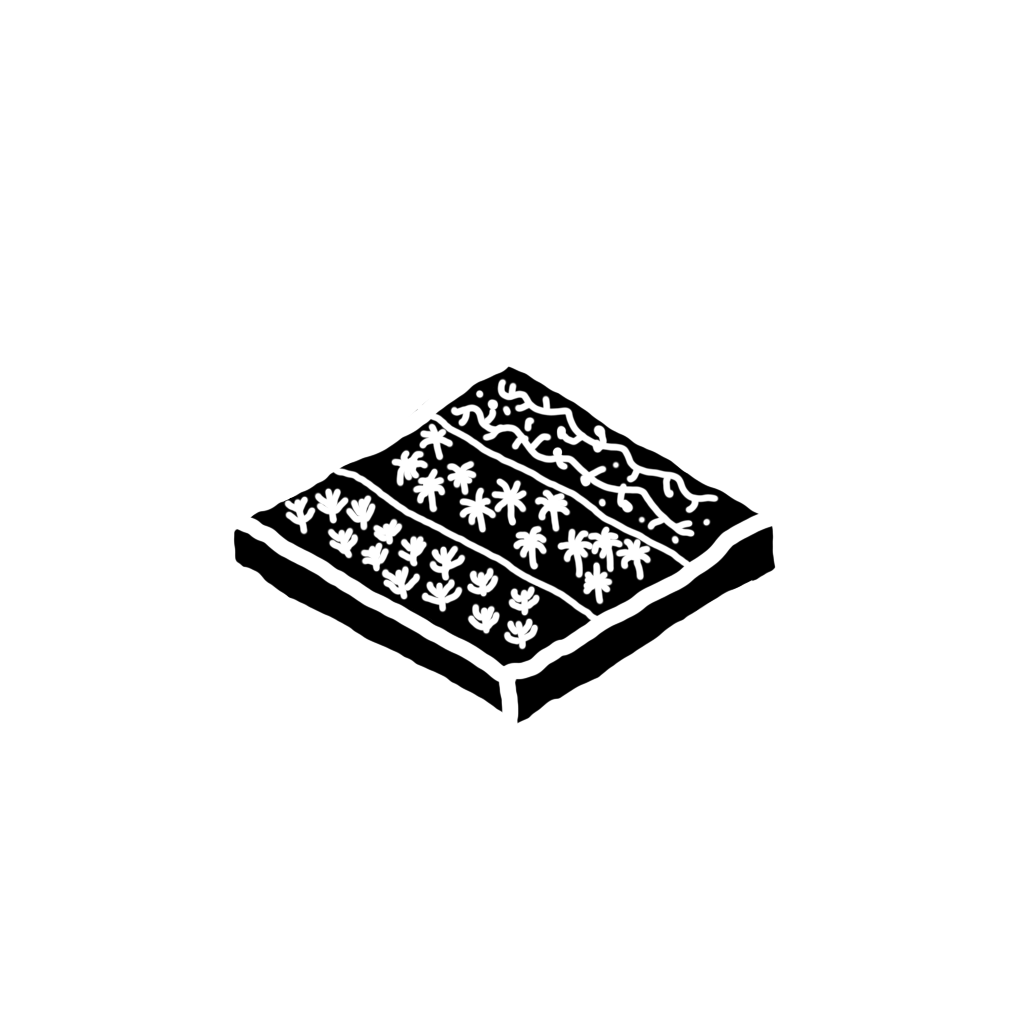
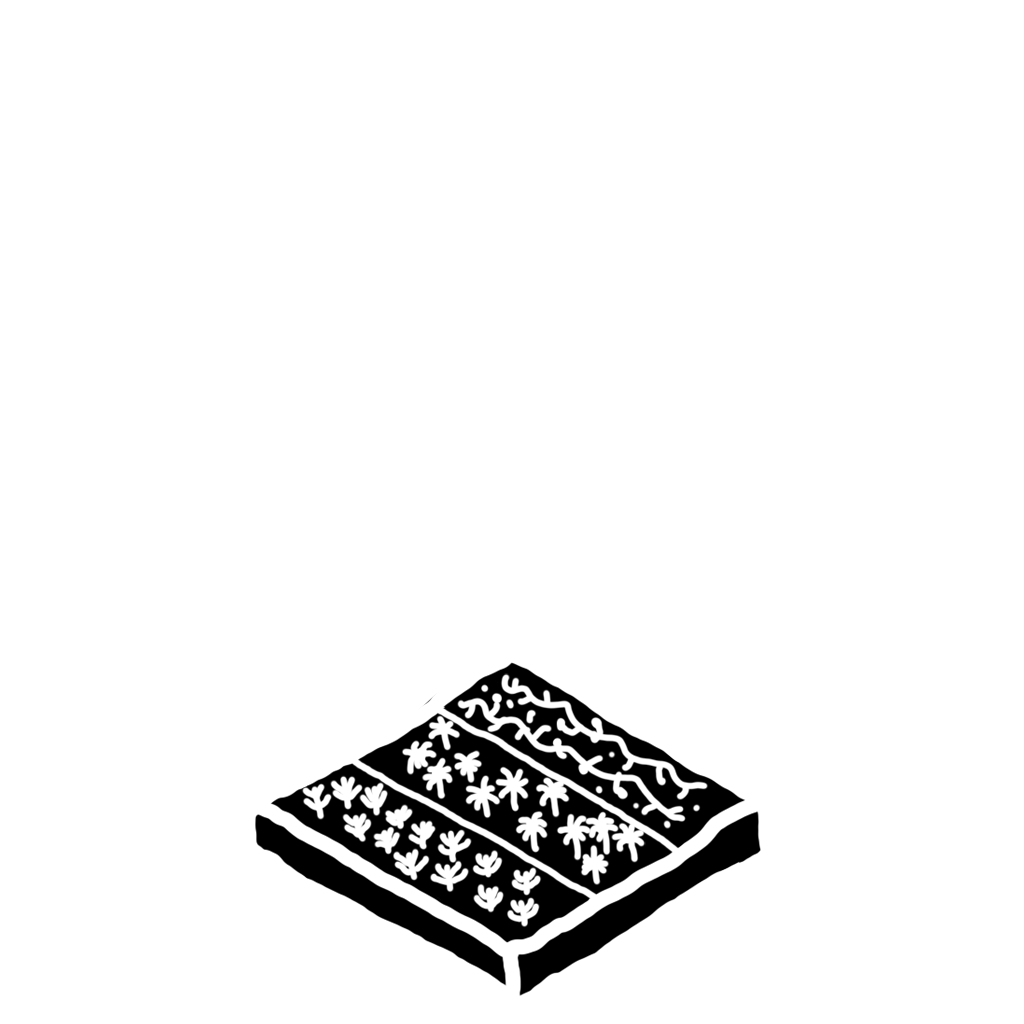
Before/after of a 1024 × 1024 layered artwork. What changed in the layer stack:
renamed "Layer 4" to "Ellipse 1", opacity 100% → 45%, moved it into group "Reference", painted on it over [252,378,769,996]
removed layer "Layer 2" over [283,487,541,651]
removed layer "Layer 5" over [390,422,652,606]
removed layer "Layer 1" over [233,366,776,746]
removed layer "Layer 3" over [233,366,776,726]
added group "Building" with 4 layers over [255,642,761,996]
added layer "Extra" in group "Building" over [301,673,709,928]
added layer "Secondary" in group "Building" over [349,706,683,905]
added layer "Primary" in group "Building" over [255,642,761,996]
added layer "Background" in group "Building" over [255,658,761,996]
